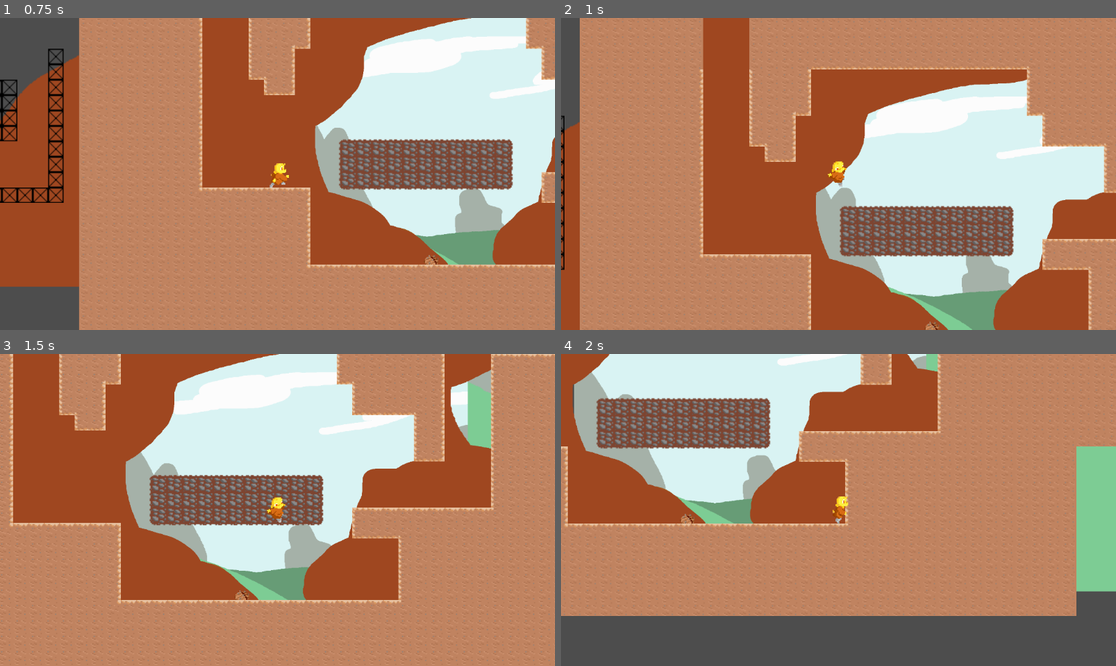
Above: before the commit, frames 1-4 (two rows, left to right).
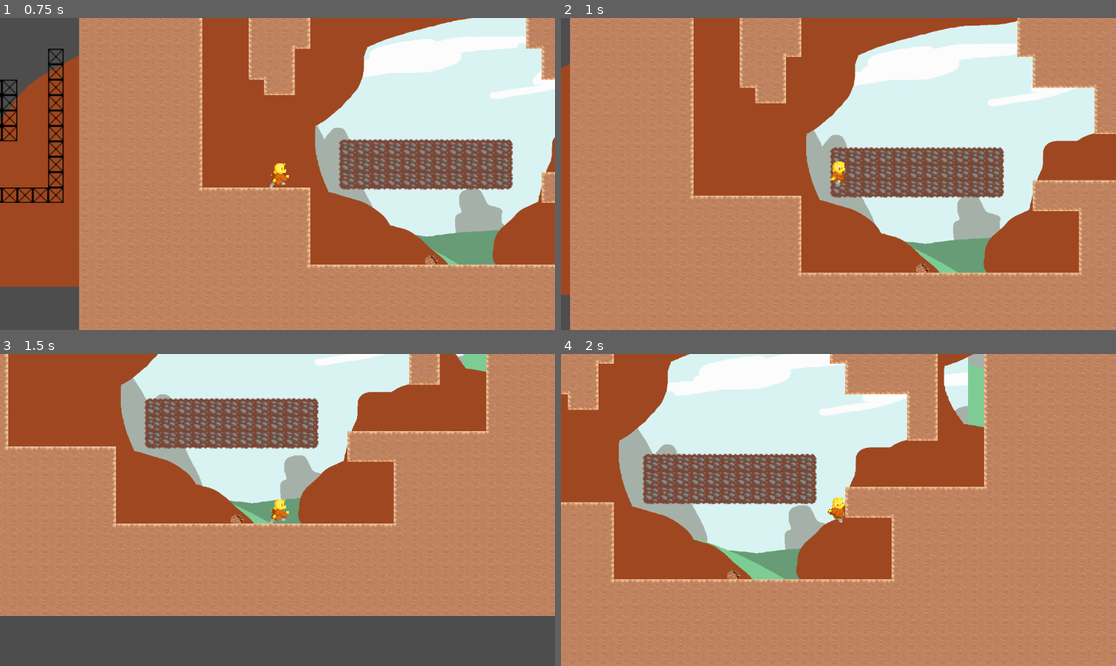
Above: after the commit, the same moments.

Repository: SephyTCD/MetroidVania
Game: Godot game, scene res://Map.tscn
Two runs of this game, one before a commit and one after it. Both use one fixed random seed, a clock stepped at 60 frames per second and the inputs below.
Inputs:
- Up to frame 1 (0.75 s): tap Enter (ui_accept) at 0.5 s; hold Right (ui_right) from 0.53 s (still down); hold Shift (wallRun) from 0.53 s (still down)
- Up to frame 2 (1 s): keep holding Right (ui_right); keep holding Shift (wallRun); tap Z (jump) at 0.77 s
- Up to frame 3 (1.5 s): keep holding Right (ui_right); release Shift (wallRun) at 1.28 s; tap Shift (wallRun) at 1.35 s
- Up to frame 4 (2 s): keep holding Right (ui_right); tap Z (jump) at 1.52 s

Frame 1 is identical in both runs. In frame 2, 53% of the frame differs, in the area x 0-100%, y 0-100%; in frame 3, 64%; in frame 4, 62%.

Commit message:
Update Map.tscn

Diff:
--- a/Map.tscn
+++ b/Map.tscn
@@ -23,6 +23,7 @@
 [ext_resource type="Texture2D" uid="uid://de62x3drsqrtm" path="res://assets/dirt.png" id="19_vwby2"]
 [ext_resource type="Texture2D" uid="uid://bclyo8jvc273f" path="res://assets/background.png" id="22_ylgle"]
 [ext_resource type="Texture2D" uid="uid://c5tf0r5u45bbb" path="res://assets/backgroundB.png" id="23_anbtc"]
+[ext_resource type="Script" path="res://EnemyL.gd" id="24_4vx4a"]
 
 [sub_resource type="TileSetAtlasSource" id="TileSetAtlasSource_juj8c"]
 texture = ExtResource("1_3j5l6")
@@ -196,6 +197,10 @@
 [sub_resource type="RectangleShape2D" id="RectangleShape2D_5imso"]
 size = Vector2(160, 46)
 
+[sub_resource type="CapsuleShape2D" id="CapsuleShape2D_y8t5l"]
+
+[sub_resource type="PlaceholderTexture2D" id="PlaceholderTexture2D_v6y6d"]
+
 [node name="Node2D" type="Node2D"]
 
 [node name="TileMap" type="TileMap" parent="."]
@@ -271,5 +276,14 @@
 scale = Vector2(0.714, 1.01775)
 texture = ExtResource("23_anbtc")
 
+[node name="EnemyL" type="CharacterBody2D" parent="."]
+script = ExtResource("24_4vx4a")
+
+[node name="CollisionShape2D" type="CollisionShape2D" parent="EnemyL"]
+shape = SubResource("CapsuleShape2D_y8t5l")
+
+[node name="Sprite2D" type="Sprite2D" parent="EnemyL"]
+texture = SubResource("PlaceholderTexture2D_v6y6d")
+
 [connection signal="body_entered" from="Area2D" to="CharacterBody2D" method="_on_area_2d_body_entered"]
 [connection signal="body_exited" from="Area2D" to="CharacterBody2D" method="_on_area_2d_body_exited"]
Not shown: 1 places in Map.tscn that only renumber resources
